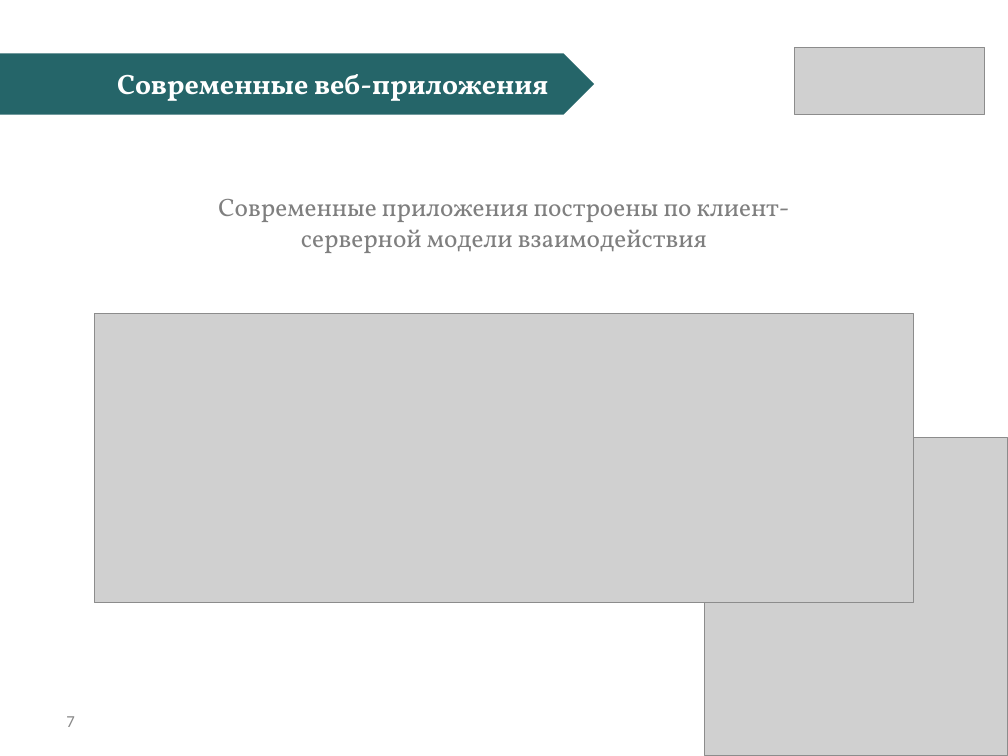
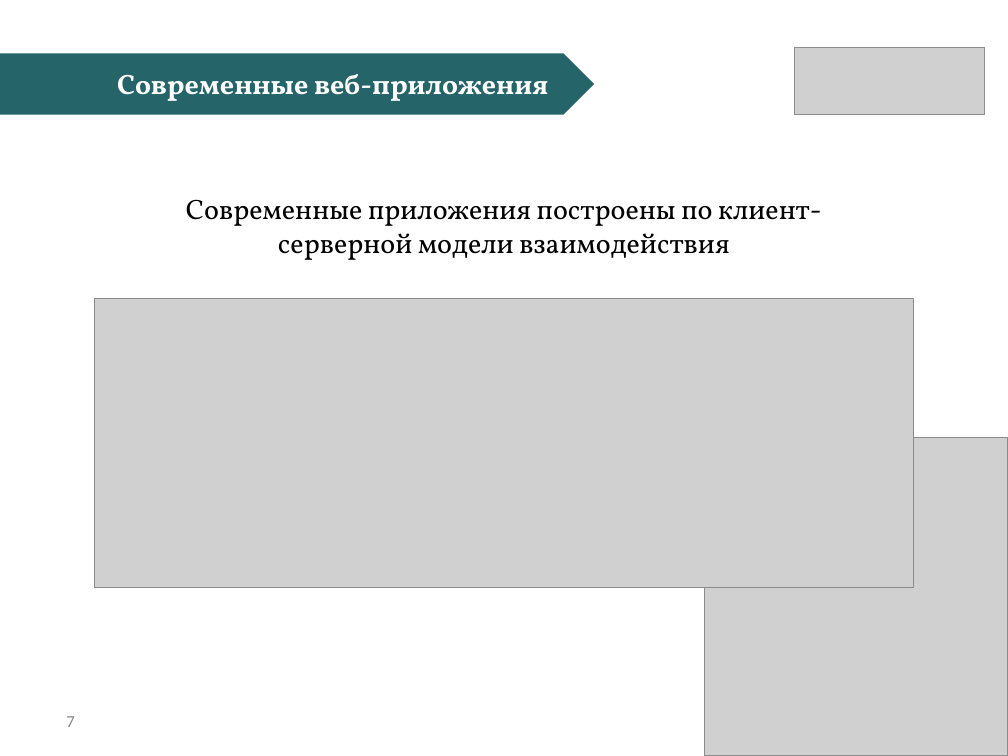
Before and after one commit to CTpeJLok/diplom, a slide deck: slide 7 of to_pred/БалашкинАМ_Презентация.pptx. Drawn at 1008x756 pixels with LibreOffice and Linux fonts; fonts in the diff are those of the drawing; grey boxes stand for pictures. Boxes give left, top, right and bottom in pixels: in the first picture for what was removed or moved away, otherwise in the second. Text is boxed around its words. In the diff, an @@ line names an element or a change of style, - is before the commit and + after.

```diff
--- a/to_pred/БалашкинАМ_Презентация.pptx
+++ b/to_pred/БалашкинАМ_Презентация.pptx
@@ text "Современные приложения построены по клиент-серверной ..." at [186,199,821,260]: size 18 to 20 pt, text colour #7F7F7F to #000000 @@
@@ picture: place and size @@
-picture at [94,313,913,603]
+picture at [94,298,913,588]
```
Also in this commit, not shown: 10 other slides changed, 20 other files.
